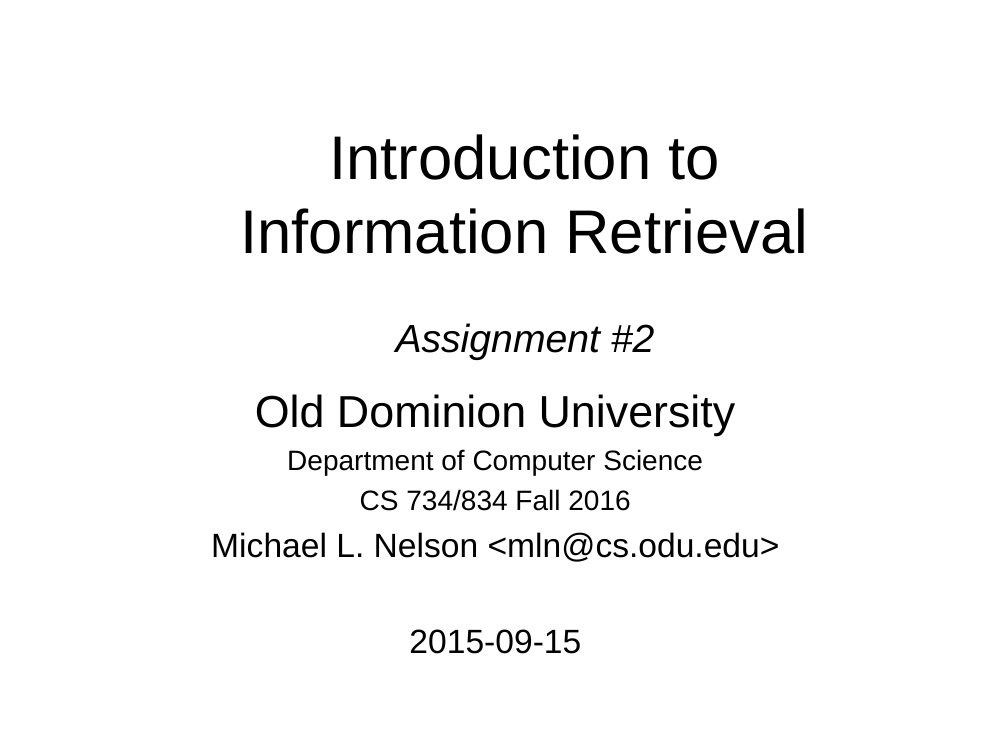
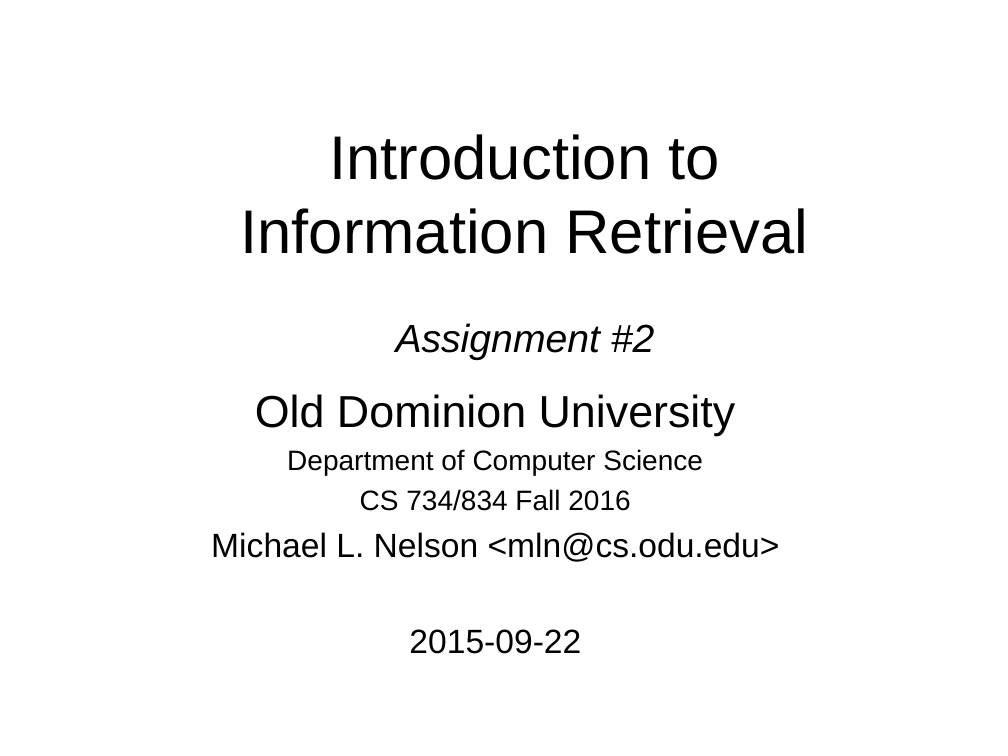
Before and after one commit to phvargas/cs834-f16, a slide deck: slide 1 of assignments/assignment1.ppt. Drawn at 1008x756 pixels with LibreOffice and Linux fonts; fonts in the diff are those of the drawing. Boxes give left, top, right and bottom in pixels: in the first picture for what was removed or moved away, otherwise in the second. Text is boxed around its words. In the diff, an @@ line names an element or a change of style, - is before the commit and + after.

Commit message:
assignment 1

```diff
--- a/assignments/assignment1.ppt
+++ b/assignments/assignment1.ppt
@@ text at [409, 629, 581, 654]: text changed @@
-2015-09-15
+2015-09-22
```
Also in this commit, not shown: 1 other slide changed.
